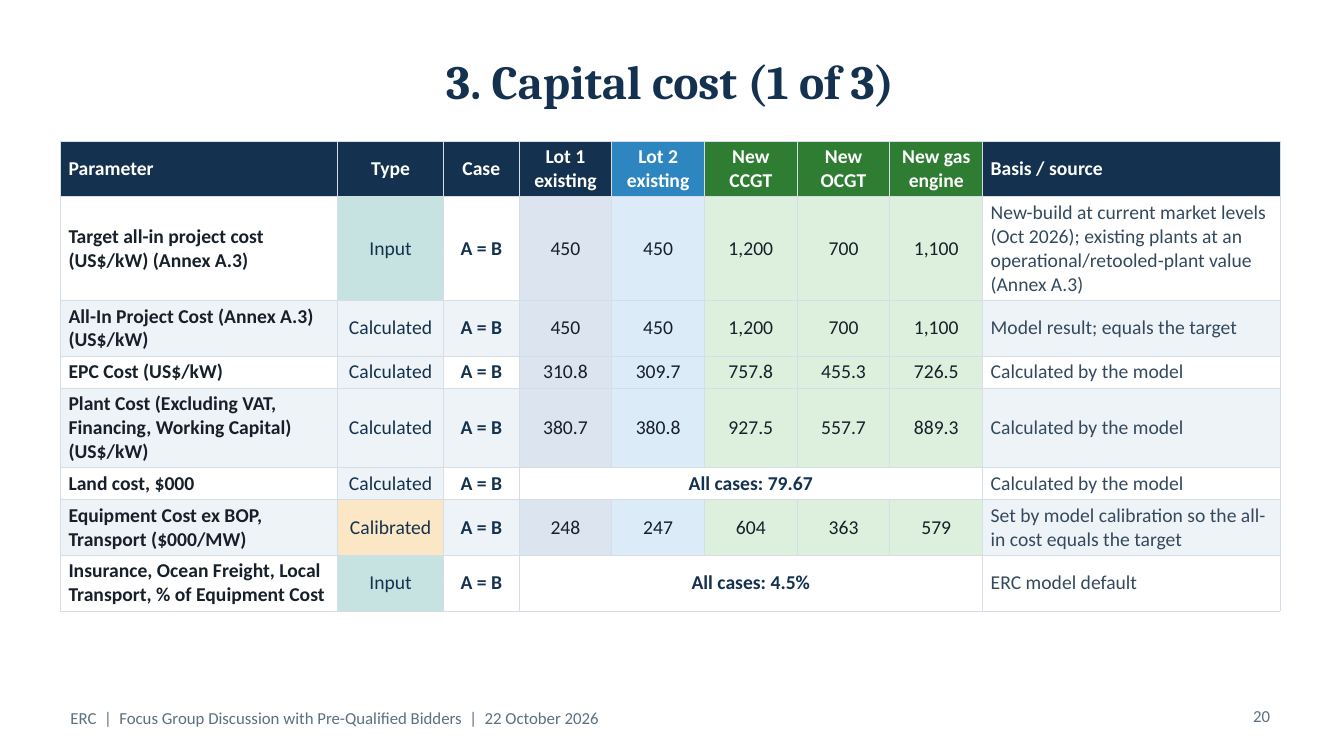
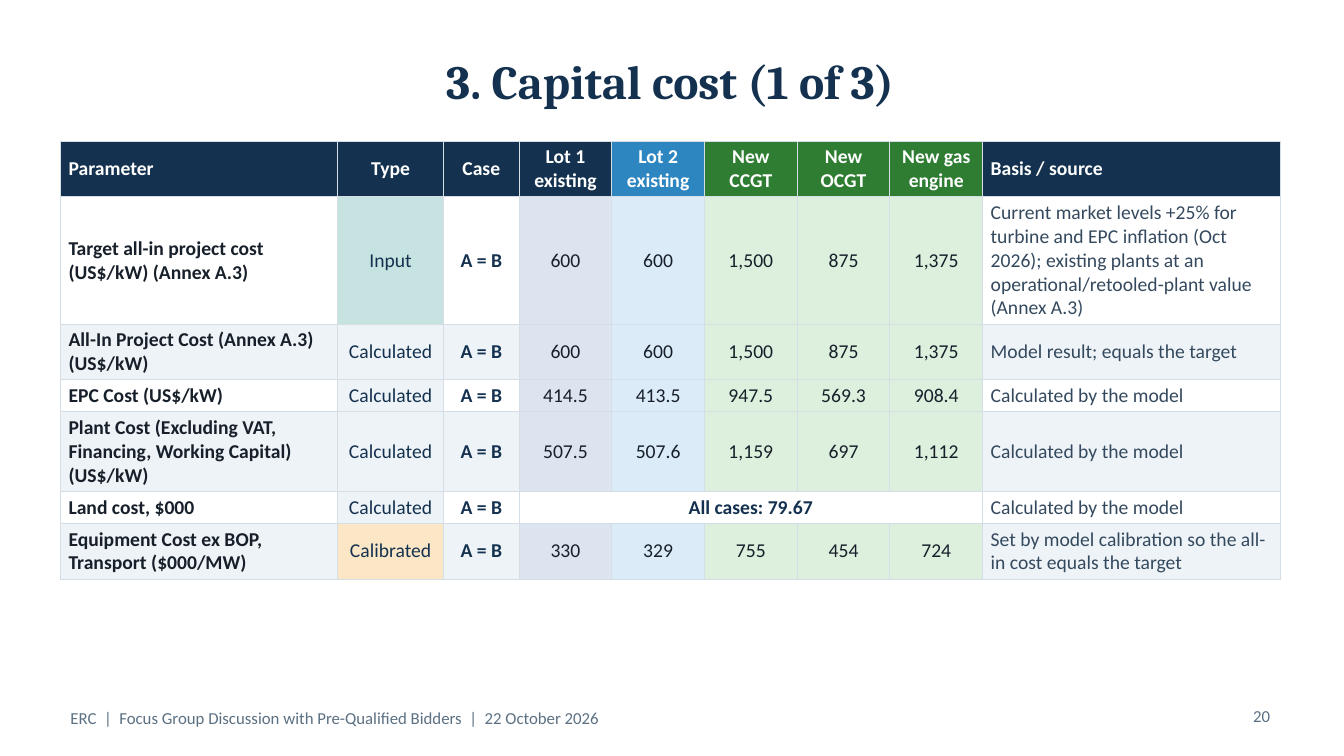
Before and after one commit to polyphase123/Midmerit, a slide deck: slide 20 of ERC_FGD_Model_Assumptions.pptx. Drawn at 1344x756 pixels with LibreOffice and Linux fonts; fonts in the diff are those of the drawing. Boxes give left, top, right and bottom in pixels: in the first picture for what was removed or moved away, otherwise in the second. Text is boxed around its words. In the diff, an @@ line names an element or a change of style, - is before the commit and + after.

```diff
--- a/ERC_FGD_Model_Assumptions.pptx
+++ b/ERC_FGD_Model_Assumptions.pptx
@@ table at [60, 141, 1280, 577] @@
-row 2: Target all-in project cost (US$/kW) (Annex A.3) | Input | A = B | 450 | 450 | 1,200 | 700 | 1,100 | New-build at current market levels (Oct 2026); existing plants at an operational/retooled-plant value (Annex A.3)
+row 2: Target all-in project cost (US$/kW) (Annex A.3) | Input | A = B | 600 | 600 | 1,500 | 875 | 1,375 | Current market levels +25% for turbine and EPC inflation (Oct 2026); existing plants at an operational/retooled-plant value (Annex A.3)
-row 3: All-In Project Cost (Annex A.3) (US$/kW) | Calculated | A = B | 450 | 450 | 1,200 | 700 | 1,100 | Model result; equals the target
+row 3: All-In Project Cost (Annex A.3) (US$/kW) | Calculated | A = B | 600 | 600 | 1,500 | 875 | 1,375 | Model result; equals the target
-row 4: EPC Cost (US$/kW) | Calculated | A = B | 310.8 | 309.7 | 757.8 | 455.3 | 726.5 | Calculated by the model
+row 4: EPC Cost (US$/kW) | Calculated | A = B | 414.5 | 413.5 | 947.5 | 569.3 | 908.4 | Calculated by the model
-row 5: Plant Cost (Excluding VAT, Financing, Working Capital) (US$/kW) | Calculated | A = B | 380.7 | 380.8 | 927.5 | 557.7 | 889.3 | Calculated by the model
+row 5: Plant Cost (Excluding VAT, Financing, Working Capital) (US$/kW) | Calculated | A = B | 507.5 | 507.6 | 1,159 | 697 | 1,112 | Calculated by the model
-row 7: Equipment Cost ex BOP, Transport ($000/MW) | Calibrated | A = B | 248 | 247 | 604 | 363 | 579 | Set by model calibration so the all-in cost equals the target
-row 8: Insurance, Ocean Freight, Local Transport, % of Equipment Cost | Input | A = B | All cases: 4.5% |  |  |  |  | ERC model default
+row 7: Equipment Cost ex BOP, Transport ($000/MW) | Calibrated | A = B | 330 | 329 | 755 | 454 | 724 | Set by model calibration so the all-in cost equals the target
```
Also in this commit, not shown: 11 other slides changed, 1 slide added, 25 other files.
